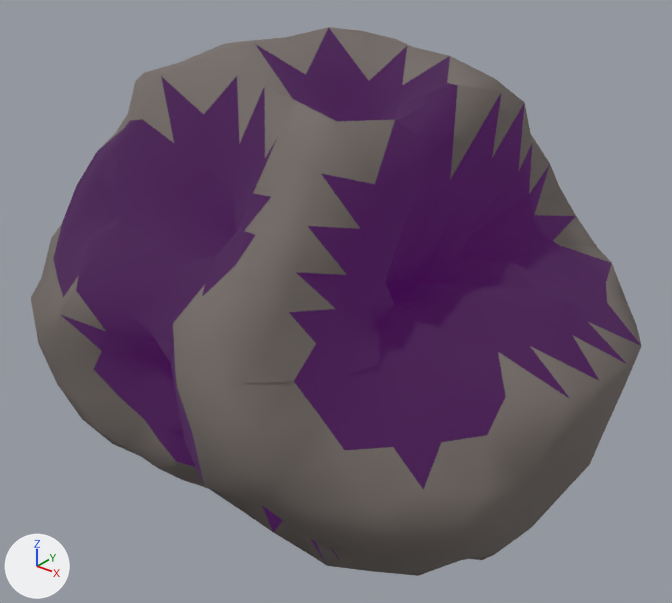
The glTF model assets/asteroids/asteroid_med_05.glb: old version first, new version second.
Before and after are seen from a 50 mm camera at (1.783, -2.255, 1.425) aimed at (-0.024, 0.004, 0.025). Lighting does not change. The marker at lower left points along +X, +Y and +Z. The first picture is the older version.

The first picture shows 'asteroid_med_05'.
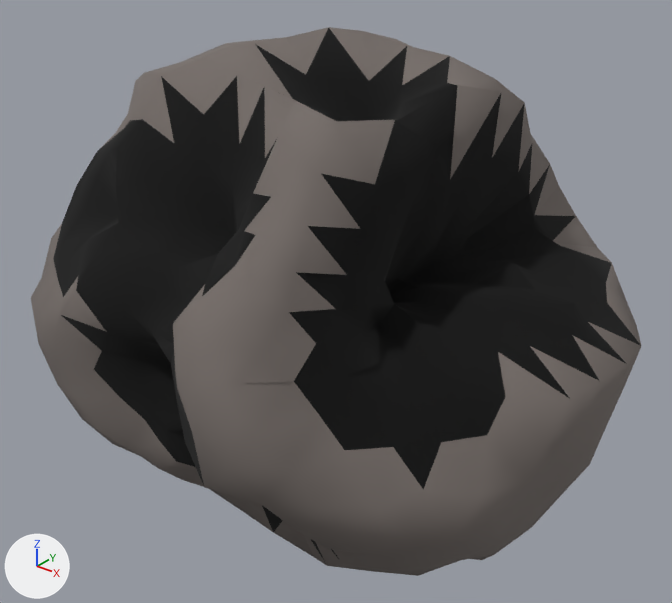
Changed parts and their boxes [x1, y1, x2, y2] in the pictures (672 x 603 px):
```json
{"object": "asteroid_med_05", "change": "recoloured, surface changed", "before": [51, 27, 641, 560], "after": [51, 27, 641, 560], "on screen": "darker"}
```

The change, as JSON lines over the scene's bpy script:
```json
{"op": "set", "path": "mat_crater_asteroid_med_05.base_color", "old": "(0.02, 0.01, 0.02)", "new": "(0.0, 0.0, 0.0)", "note": "black #271927 -> black #000000"}
{"op": "remove", "block": "mat_crater_asteroid_med_05", "code": "mat_crater_asteroid_med_05.emission_color = (0.042, 0.0, 0.063)  # dark purple #3a0047"}
{"op": "remove", "block": "mat_crater_asteroid_med_05", "code": "mat_crater_asteroid_med_05.emission_strength = 1.0"}
```
